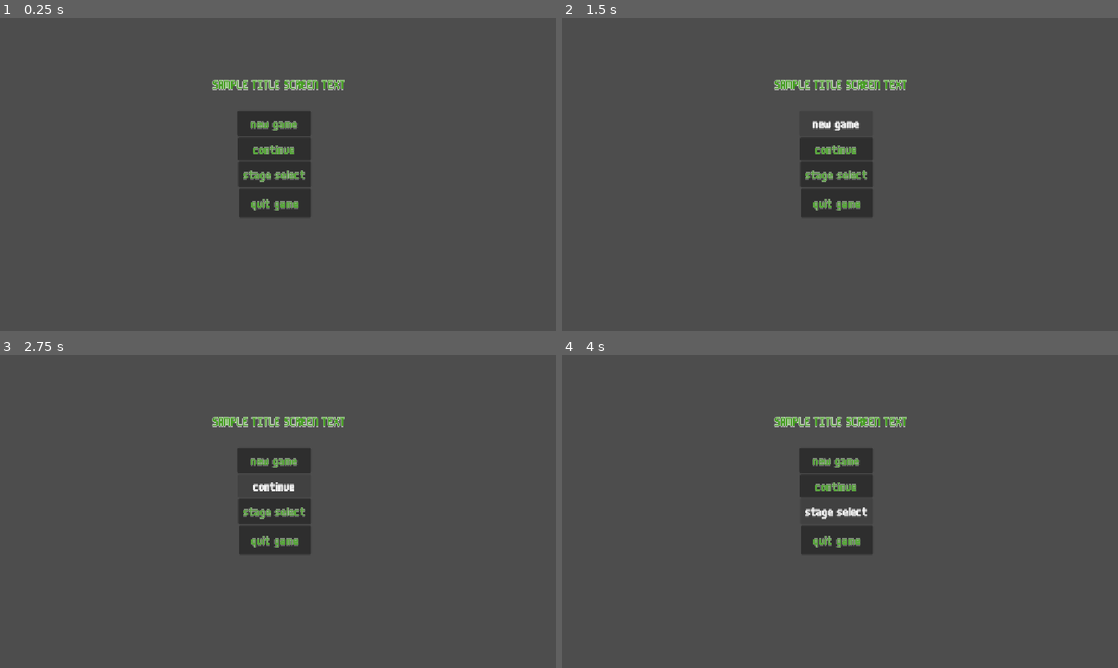
Above: before the commit, frames 1-4 (two rows, left to right).
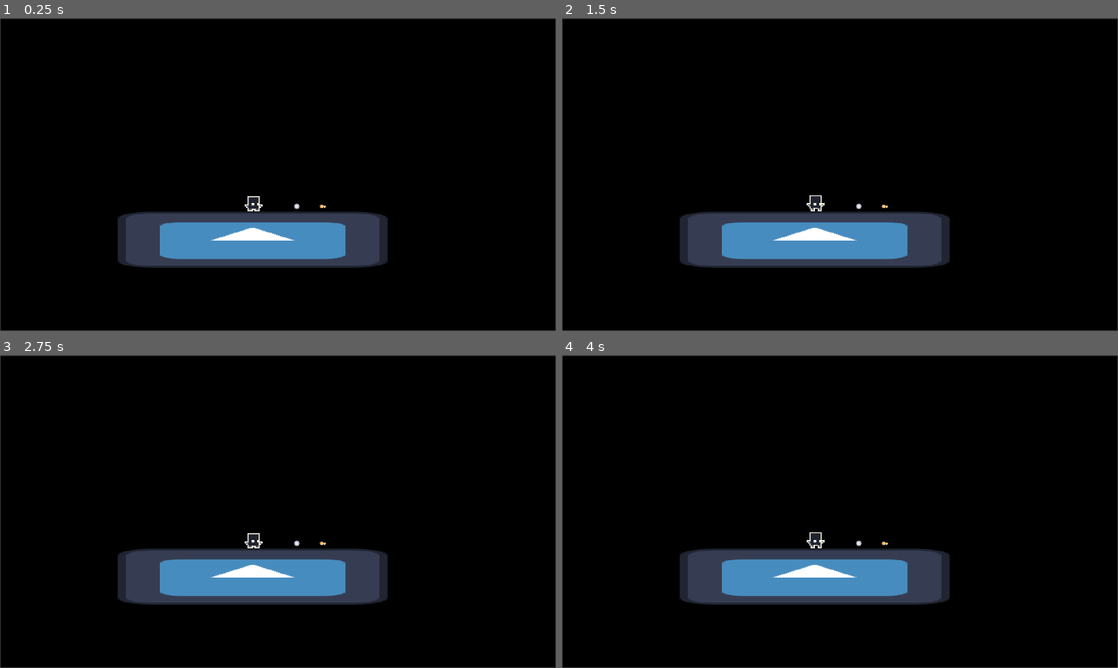
Above: after the commit, the same moments.

Repository: bn-mnd/sokoban-imj
Game: Godot game, scene res://scenes/level1.tscn
Two runs of this game, one before a commit and one after it. Both use one fixed random seed, a clock stepped at 60 frames per second and the inputs below. Before the commit the project starts from res://scenes/main_menu.tscn. The engine's default icon, where the game draws it, is replaced by a stand-in: a white triangle on a blue panel in a dark square.
Inputs (mouse positions are in pixels of both pictures, inside the frame that each line leads up to):
- Up to frame 1 (0.25 s): no input
- Up to frame 2 (1.5 s): click (834, 124) at 0.5 s, where only the run before the commit has a clickable "new game"; click (834, 124) at 1.25 s, where only the run before the commit has a clickable "new game"
- Up to frame 3 (2.75 s): click (272, 486) at 2 s, where only the run before the commit has a clickable "continue"
- Up to frame 4 (4 s): click (834, 486) at 2.75 s, where only the run before the commit has a clickable "continue"; click (834, 511) at 3.5 s, where only the run before the commit has a clickable "stage select"

The runs differ from the first frame. In frame 1, 96% of the frame differs, in the area x 0-100%, y 0-100%; in frame 2, 96%; in frame 3, 96%; in frame 4, 96%.

Commit message:
cleaned up assets

Diff:
--- a/project.godot
+++ b/project.godot
@@ -11,14 +11,13 @@
 [application]
 
 config/name="sokoban-imj"
-run/main_scene="uid://tx6oyjbiexaw"
+run/main_scene="uid://btu33a4c8vi68"
 config/features=PackedStringArray("4.7", "Forward Plus")
 config/icon="res://assets/img/icon.svg"
 
 [display]
 
-window/stretch/mode="canvas_items"
-window/stretch/aspect="expand"
+window/stretch/mode="viewport"
 
 [physics]
 
--- /dev/null
+++ b/scenes/level1.tscn
@@ -0,0 +1,307 @@
+[gd_scene format=3 uid="uid://btu33a4c8vi68"]
+
+[ext_resource type="Script" uid="uid://cv2upnkqgl4cv" path="res://scripts/player.gd" id="1_ru4tf"]
+[ext_resource type="Texture2D" uid="uid://bsdon7wn504ku" path="res://assets/sprites/industrial.v1.png" id="2_ru4tf"]
+[ext_resource type="Texture2D" uid="uid://cixto0l88cwax" path="res://assets/sprites/items/coin_silver.png" id="3_ejswk"]
+[ext_resource type="Texture2D" uid="uid://blpjgnuxj6vu3" path="res://assets/sprites/items/key.png" id="4_bbk5w"]
+[ext_resource type="Texture2D" uid="uid://i8nadxx4fiy" path="res://assets/img/icon.svg" id="5_conm7"]
+
+[sub_resource type="Gradient" id="Gradient_ru4tf"]
+offsets = PackedFloat32Array(0.9957627)
+colors = PackedColorArray(0, 0, 0, 1)
+
+[sub_resource type="GradientTexture1D" id="GradientTexture1D_n08hn"]
+gradient = SubResource("Gradient_ru4tf")
+
+[sub_resource type="RectangleShape2D" id="RectangleShape2D_ru4tf"]
+size = Vector2(25, 31)
+
+[sub_resource type="AtlasTexture" id="AtlasTexture_6sh32"]
+atlas = ExtResource("2_ru4tf")
+region = Rect2(0, 252, 16, 21)
+
+[sub_resource type="AtlasTexture" id="AtlasTexture_ejswk"]
+atlas = ExtResource("2_ru4tf")
+region = Rect2(16, 252, 16, 21)
+
+[sub_resource type="AtlasTexture" id="AtlasTexture_bbk5w"]
+atlas = ExtResource("2_ru4tf")
+region = Rect2(32, 252, 16, 21)
+
+[sub_resource type="AtlasTexture" id="AtlasTexture_ru4tf"]
+atlas = ExtResource("2_ru4tf")
+region = Rect2(48, 252, 16, 21)
+
+[sub_resource type="AtlasTexture" id="AtlasTexture_14jow"]
+atlas = ExtResource("2_ru4tf")
+region = Rect2(64, 252, 16, 21)
+
+[sub_resource type="AtlasTexture" id="AtlasTexture_mvsps"]
+atlas = ExtResource("2_ru4tf")
+region = Rect2(80, 252, 16, 21)
+
+[sub_resource type="AtlasTexture" id="AtlasTexture_jvkml"]
+atlas = ExtResource("2_ru4tf")
+region = Rect2(96, 252, 16, 21)
+
+[sub_resource type="AtlasTexture" id="AtlasTexture_3w4mx"]
+atlas = ExtResource("2_ru4tf")
+region = Rect2(112, 252, 16, 21)
+
+[sub_resource type="AtlasTexture" id="AtlasTexture_conm7"]
+atlas = ExtResource("2_ru4tf")
+region = Rect2(112, 252, 16, 21)
+
+[sub_resource type="AtlasTexture" id="AtlasTexture_d3jkd"]
+atlas = ExtResource("2_ru4tf")
+region = Rect2(0, 273, 16, 21)
+
+[sub_resource type="AtlasTexture" id="AtlasTexture_u3awl"]
+atlas = ExtResource("2_ru4tf")
+region = Rect2(16, 273, 16, 21)
+
+[sub_resource type="AtlasTexture" id="AtlasTexture_2ku1j"]
+atlas = ExtResource("2_ru4tf")
+region = Rect2(32, 273, 16, 21)
+
+[sub_resource type="AtlasTexture" id="AtlasTexture_f31uk"]
+atlas = ExtResource("2_ru4tf")
+region = Rect2(48, 273, 16, 21)
+
+[sub_resource type="AtlasTexture" id="AtlasTexture_gnai3"]
+atlas = ExtResource("2_ru4tf")
+region = Rect2(64, 273, 16, 21)
+
+[sub_resource type="AtlasTexture" id="AtlasTexture_i8kv5"]
+atlas = ExtResource("2_ru4tf")
+region = Rect2(80, 273, 16, 21)
+
+[sub_resource type="AtlasTexture" id="AtlasTexture_dxn3v"]
+atlas = ExtResource("2_ru4tf")
+region = Rect2(96, 273, 16, 21)
+
+[sub_resource type="SpriteFrames" id="SpriteFrames_03sve"]
+animations = [{
+"frames": [{
+"duration": 1.0,
+"texture": SubResource("AtlasTexture_6sh32")
+}, {
+"duration": 1.0,
+"texture": SubResource("AtlasTexture_ejswk")
+}, {
+"duration": 1.0,
+"texture": SubResource("AtlasTexture_bbk5w")
+}],
+"loop": 1,
+"name": &"idle",
+"speed": 6.0
+}, {
+"frames": [{
+"duration": 1.0,
+"texture": SubResource("AtlasTexture_ru4tf")
+}, {
+"duration": 1.0,
+"texture": SubResource("AtlasTexture_14jow")
+}, {
+"duration": 1.0,
+"texture": SubResource("AtlasTexture_mvsps")
+}, {
+"duration": 1.0,
+"texture": SubResource("AtlasTexture_jvkml")
+}, {
+"duration": 1.0,
+"texture": SubResource("AtlasTexture_3w4mx")
+}, {
+"duration": 1.0,
+"texture": SubResource("AtlasTexture_6sh32")
+}],
+"loop": 1,
+"name": &"push",
+"speed": 7.0
+}, {
+"frames": [{
+"duration": 1.0,
+"texture": SubResource("AtlasTexture_conm7")
+}, {
+"duration": 1.0,
+"texture": SubResource("AtlasTexture_d3jkd")
+}, {
+"duration": 1.0,
+"texture": SubResource("AtlasTexture_u3awl")
+}, {
+"duration": 1.0,
+"texture": SubResource("AtlasTexture_2ku1j")
+}, {
+"duration": 1.0,
+"texture": SubResource("AtlasTexture_f31uk")
+}, {
+"duration": 1.0,
+"texture": SubResource("AtlasTexture_gnai3")
+}, {
+"duration": 1.0,
+"texture": SubResource("AtlasTexture_i8kv5")
+}, {
+"duration": 1.0,
+"texture": SubResource("AtlasTexture_dxn3v")
+}],
+"loop": 1,
+"name": &"run",
+"speed": 10.0
+}]
+
+[sub_resource type="AtlasTexture" id="AtlasTexture_op7ga"]
+atlas = ExtResource("3_ejswk")
+region = Rect2(0, 0, 16, 16)
+
+[sub_resource type="AtlasTexture" id="AtlasTexture_q13i1"]
+atlas = ExtResource("3_ejswk")
+region = Rect2(16, 0, 16, 16)
+
+[sub_resource type="AtlasTexture" id="AtlasTexture_pylmc"]
+atlas = ExtResource("3_ejswk")
+region = Rect2(32, 0, 16, 16)
+
+[sub_resource type="AtlasTexture" id="AtlasTexture_pbfsw"]
+atlas = ExtResource("3_ejswk")
+region = Rect2(48, 0, 16, 16)
+
+[sub_resource type="AtlasTexture" id="AtlasTexture_5tmop"]
+atlas = ExtResource("3_ejswk")
+region = Rect2(64, 0, 16, 16)
+
+[sub_resource type="AtlasTexture" id="AtlasTexture_7ahtn"]
+atlas = ExtResource("3_ejswk")
+region = Rect2(80, 0, 16, 16)
+
+[sub_resource type="AtlasTexture" id="AtlasTexture_7lmhl"]
+atlas = ExtResource("3_ejswk")
+region = Rect2(96, 0, 16, 16)
+
+[sub_resource type="AtlasTexture" id="AtlasTexture_dx0e4"]
+atlas = ExtResource("3_ejswk")
+region = Rect2(112, 0, 16, 16)
+
+[sub_resource type="SpriteFrames" id="SpriteFrames_8vsut"]
+animations = [{
+"frames": [{
+"duration": 1.0,
+"texture": SubResource("AtlasTexture_op7ga")
+}, {
+"duration": 1.0,
+"texture": SubResource("AtlasTexture_q13i1")
+}, {
+"duration": 1.0,
+"texture": SubResource("AtlasTexture_pylmc")
+}, {
+"duration": 1.0,
+"texture": SubResource("AtlasTexture_pbfsw")
+}, {
+"duration": 1.0,
+"texture": SubResource("AtlasTexture_5tmop")
+}, {
+"duration": 1.0,
+"texture": SubResource("AtlasTexture_7ahtn")
+}, {
+"duration": 1.0,
+"texture": SubResource("AtlasTexture_7lmhl")
+}, {
+"duration": 1.0,
+"texture": SubResource("AtlasTexture_dx0e4")
+}],
+"loop": 1,
+"name": &"rotating-coin",
+"speed": 8.0
+}]
+
+[sub_resource type="AtlasTexture" id="AtlasTexture_jm5j8"]
+atlas = ExtResource("4_bbk5w")
+region = Rect2(0, 0, 16, 16)
+
+[sub_resource type="AtlasTexture" id="AtlasTexture_7hik5"]
+atlas = ExtResource("4_bbk5w")
+region = Rect2(16, 0, 16, 16)
+
+[sub_resource type="AtlasTexture" id="AtlasTexture_qtqh7"]
+atlas = ExtResource("4_bbk5w")
+region = Rect2(32, 0, 16, 16)
+
+[sub_resource type="AtlasTexture" id="AtlasTexture_2wuci"]
+atlas = ExtResource("4_bbk5w")
+region = Rect2(48, 0, 16, 16)
+
+[sub_resource type="AtlasTexture" id="AtlasTexture_iruf7"]
+atlas = ExtResource("4_bbk5w")
+region = Rect2(64, 0, 16, 16)
+
+[sub_resource type="SpriteFrames" id="SpriteFrames_8t6m7"]
+animations = [{
+"frames": [{
+"duration": 1.0,
+"texture": SubResource("AtlasTexture_jm5j8")
+}, {
+"duration": 1.0,
+"texture": SubResource("AtlasTexture_7hik5")
+}, {
+"duration": 1.0,
+"texture": SubResource("AtlasTexture_qtqh7")
+}, {
+"duration": 1.0,
+"texture": SubResource("AtlasTexture_2wuci")
+}, {
+"duration": 1.0,
+"texture": SubResource("AtlasTexture_iruf7")
+}],
+"loop": 1,
+"name": &"default",
+"speed": 6.0
+}]
+
+[sub_resource type="RectangleShape2D" id="RectangleShape2D_n08hn"]
+size = Vector2(129.03226, 130.2069)
+
+[node name="World" type="Node2D" unique_id=2122367450]
+
+[node name="bg-color" type="Sprite2D" parent="." unique_id=95290059]
+position = Vector2(576.25, 324.375)
+scale = Vector2(4.4902344, 645.25)
+texture = SubResource("GradientTexture1D_n08hn")
+
+[node name="Player" type="CharacterBody2D" parent="." unique_id=393291243]
+position = Vector2(543, 392)
+script = ExtResource("1_ru4tf")
+metadata/_edit_group_ = true
+
+[node name="player-collision" type="CollisionShape2D" parent="Player" unique_id=1263082872]
+position = Vector2(-16.5, -7.5)
+shape = SubResource("RectangleShape2D_ru4tf")
+
+[node name="player-anim" type="AnimatedSprite2D" parent="Player" unique_id=500173703]
+position = Vector2(-16, -17.00001)
+scale = Vector2(2.875, 2.3809514)
+sprite_frames = SubResource("SpriteFrames_03sve")
+animation = &"idle"
+autoplay = "idle"
+frame_progress = 0.2212341
+
+[node name="silver-coins" type="AnimatedSprite2D" parent="." unique_id=615940109]
+position = Vector2(616, 390)
+sprite_frames = SubResource("SpriteFrames_8vsut")
+animation = &"rotating-coin"
+frame_progress = 0.21837457
+
+[node name="key" type="AnimatedSprite2D" parent="." unique_id=460222766]
+position = Vector2(669, 390)
+sprite_frames = SubResource("SpriteFrames_8t6m7")
+frame_progress = 0.13143867
+
+[node name="Icon" type="Sprite2D" parent="." unique_id=1103055283]
+position = Vector2(523.50006, 459)
+scale = Vector2(4.367187, 0.90625)
+texture = ExtResource("5_conm7")
+metadata/_edit_group_ = true
+
+[node name="CharacterBody2D" type="CharacterBody2D" parent="Icon" unique_id=261268234]
+
+[node name="CollisionShape2D" type="CollisionShape2D" parent="Icon/CharacterBody2D" unique_id=121867448]
+position = Vector2(-0.516131, -3.0517578e-05)
+shape = SubResource("RectangleShape2D_n08hn")
--- a/scenes/player.tscn
+++ /dev/null
@@ -1,286 +0,0 @@
-[gd_scene format=3 uid="uid://btu33a4c8vi68"]
-
-[ext_resource type="Script" uid="uid://cv2upnkqgl4cv" path="res://scripts/player.gd" id="1_qlg0r"]
-[ext_resource type="Texture2D" uid="uid://dwusvikmaylgu" path="res://assets/sprites/playable/scifi-platformer-player.png" id="2_tuyoq"]
-[ext_resource type="Texture2D" uid="uid://cixto0l88cwax" path="res://assets/sprites/items/coin_silver.png" id="3_fjrip"]
-[ext_resource type="Texture2D" uid="uid://blpjgnuxj6vu3" path="res://assets/sprites/items/key.png" id="4_smehm"]
-[ext_resource type="Texture2D" uid="uid://i8nadxx4fiy" path="res://assets/img/icon.svg" id="5_qlg0r"]
-
-[sub_resource type="CircleShape2D" id="CircleShape2D_n08hn"]
-radius = 9.0
-
-[sub_resource type="AtlasTexture" id="AtlasTexture_onrkg"]
-atlas = ExtResource("2_tuyoq")
-region = Rect2(0, 0, 32, 32)
-
-[sub_resource type="AtlasTexture" id="AtlasTexture_i3pqv"]
-atlas = ExtResource("2_tuyoq")
-region = Rect2(32, 0, 32, 32)
-
-[sub_resource type="AtlasTexture" id="AtlasTexture_hqtel"]
-atlas = ExtResource("2_tuyoq")
-region = Rect2(64, 0, 32, 32)
-
-[sub_resource type="AtlasTexture" id="AtlasTexture_sweqy"]
-atlas = ExtResource("2_tuyoq")
-region = Rect2(96, 0, 32, 32)
-
-[sub_resource type="AtlasTexture" id="AtlasTexture_2hs0m"]
-atlas = ExtResource("2_tuyoq")
-region = Rect2(128, 0, 32, 32)
-
-[sub_resource type="AtlasTexture" id="AtlasTexture_1jxqw"]
-atlas = ExtResource("2_tuyoq")
-region = Rect2(32, 32, 32, 32)
-
-[sub_resource type="AtlasTexture" id="AtlasTexture_dw050"]
-atlas = ExtResource("2_tuyoq")
-region = Rect2(64, 32, 32, 32)
-
-[sub_resource type="AtlasTexture" id="AtlasTexture_b26j0"]
-atlas = ExtResource("2_tuyoq")
-region = Rect2(96, 32, 32, 32)
-
-[sub_resource type="AtlasTexture" id="AtlasTexture_n7ghd"]
-atlas = ExtResource("2_tuyoq")
-region = Rect2(128, 32, 32, 32)
-
-[sub_resource type="AtlasTexture" id="AtlasTexture_nvl01"]
-atlas = ExtResource("2_tuyoq")
-region = Rect2(160, 32, 32, 32)
-
-[sub_resource type="AtlasTexture" id="AtlasTexture_ivps1"]
-atlas = ExtResource("2_tuyoq")
-region = Rect2(0, 32, 32, 32)
-
-[sub_resource type="AtlasTexture" id="AtlasTexture_urp6f"]
-atlas = ExtResource("2_tuyoq")
-region = Rect2(128, 32, 32, 32)
-
-[sub_resource type="AtlasTexture" id="AtlasTexture_bwjto"]
-atlas = ExtResource("2_tuyoq")
-region = Rect2(160, 32, 32, 32)
-
-[sub_resource type="AtlasTexture" id="AtlasTexture_606se"]
-atlas = ExtResource("2_tuyoq")
-region = Rect2(32, 32, 32, 32)
-
-[sub_resource type="AtlasTexture" id="AtlasTexture_u1c27"]
-atlas = ExtResource("2_tuyoq")
-region = Rect2(128, 32, 32, 32)
-
-[sub_resource type="SpriteFrames" id="SpriteFrames_n08hn"]
-animations = [{
-"frames": [{
-"duration": 1.0,
-"texture": SubResource("AtlasTexture_onrkg")
-}, {
-"duration": 1.0,
-"texture": SubResource("AtlasTexture_i3pqv")
-}, {
-"duration": 1.0,
-"texture": SubResource("AtlasTexture_hqtel")
-}, {
-"duration": 1.0,
-"texture": SubResource("AtlasTexture_sweqy")
-}, {
-"duration": 1.0,
-"texture": SubResource("AtlasTexture_2hs0m")
-}],
-"loop": 1,
-"name": &"idle",
-"speed": 7.0
-}, {
-"frames": [{
-"duration": 1.0,
-"texture": SubResource("AtlasTexture_1jxqw")
-}, {
-"duration": 1.0,
-"texture": SubResource("AtlasTexture_dw050")
-}, {
-"duration": 1.0,
-"texture": SubResource("AtlasTexture_b26j0")
-}, {
-"duration": 1.0,
-"texture": SubResource("AtlasTexture_n7ghd")
-}, {
-"duration": 1.0,
-"texture": SubResource("AtlasTexture_nvl01")
-}],
-"loop": 1,
-"name": &"jumping",
-"speed": 7.0
-}, {
-"frames": [{
-"duration": 1.0,
-"texture": SubResource("AtlasTexture_ivps1")
-}, {
-"duration": 1.0,
-"texture": SubResource("AtlasTexture_urp6f")
-}, {
-"duration": 1.0,
-"texture": SubResource("AtlasTexture_bwjto")
-}, {
-"duration": 1.0,
-"texture": SubResource("AtlasTexture_606se")
-}, {
-"duration": 1.0,
-"texture": SubResource("AtlasTexture_u1c27")
-}],
-"loop": 1,
-"name": &"walking",
-"speed": 7.0
-}]
-
-[sub_resource type="AtlasTexture" id="AtlasTexture_op7ga"]
-atlas = ExtResource("3_fjrip")
-region = Rect2(0, 0, 16, 16)
-
-[sub_resource type="AtlasTexture" id="AtlasTexture_q13i1"]
-atlas = ExtResource("3_fjrip")
-region = Rect2(16, 0, 16, 16)
-
-[sub_resource type="AtlasTexture" id="AtlasTexture_pylmc"]
-atlas = ExtResource("3_fjrip")
-region = Rect2(32, 0, 16, 16)
-
-[sub_resource type="AtlasTexture" id="AtlasTexture_pbfsw"]
-atlas = ExtResource("3_fjrip")
-region = Rect2(48, 0, 16, 16)
-
-[sub_resource type="AtlasTexture" id="AtlasTexture_5tmop"]
-atlas = ExtResource("3_fjrip")
-region = Rect2(64, 0, 16, 16)
-
-[sub_resource type="AtlasTexture" id="AtlasTexture_7ahtn"]
-atlas = ExtResource("3_fjrip")
-region = Rect2(80, 0, 16, 16)
-
-[sub_resource type="AtlasTexture" id="AtlasTexture_7lmhl"]
-atlas = ExtResource("3_fjrip")
-region = Rect2(96, 0, 16, 16)
-
-[sub_resource type="AtlasTexture" id="AtlasTexture_dx0e4"]
-atlas = ExtResource("3_fjrip")
-region = Rect2(112, 0, 16, 16)
-
-[sub_resource type="SpriteFrames" id="SpriteFrames_8vsut"]
-animations = [{
-"frames": [{
-"duration": 1.0,
-"texture": SubResource("AtlasTexture_op7ga")
-}, {
-"duration": 1.0,
-"texture": SubResource("AtlasTexture_q13i1")
-}, {
-"duration": 1.0,
-"texture": SubResource("AtlasTexture_pylmc")
-}, {
-"duration": 1.0,
-"texture": SubResource("AtlasTexture_pbfsw")
-}, {
-"duration": 1.0,
-"texture": SubResource("AtlasTexture_5tmop")
-}, {
-"duration": 1.0,
-"texture": SubResource("AtlasTexture_7ahtn")
-}, {
-"duration": 1.0,
-"texture": SubResource("AtlasTexture_7lmhl")
-}, {
-"duration": 1.0,
-"texture": SubResource("AtlasTexture_dx0e4")
-}],
-"loop": 1,
-"name": &"rotating-coin",
-"speed": 5.0
-}]
-
-[sub_resource type="AtlasTexture" id="AtlasTexture_jm5j8"]
-atlas = ExtResource("4_smehm")
-region = Rect2(0, 0, 16, 16)
-
-[sub_resource type="AtlasTexture" id="AtlasTexture_7hik5"]
-atlas = ExtResource("4_smehm")
-region = Rect2(16, 0, 16, 16)
-
-[sub_resource type="AtlasTexture" id="AtlasTexture_qtqh7"]
-atlas = ExtResource("4_smehm")
-region = Rect2(32, 0, 16, 16)
-
-[sub_resource type="AtlasTexture" id="AtlasTexture_2wuci"]
-atlas = ExtResource("4_smehm")
-region = Rect2(48, 0, 16, 16)
-
-[sub_resource type="AtlasTexture" id="AtlasTexture_iruf7"]
-atlas = ExtResource("4_smehm")
-region = Rect2(64, 0, 16, 16)
-
-[sub_resource type="SpriteFrames" id="SpriteFrames_8t6m7"]
-animations = [{
-"frames": [{
-"duration": 1.0,
-"texture": SubResource("AtlasTexture_jm5j8")
-}, {
-"duration": 1.0,
-"texture": SubResource("AtlasTexture_7hik5")
-}, {
-"duration": 1.0,
-"texture": SubResource("AtlasTexture_qtqh7")
-}, {
-"duration": 1.0,
-"texture": SubResource("AtlasTexture_2wuci")
-}, {
-"duration": 1.0,
-"texture": SubResource("AtlasTexture_iruf7")
-}],
-"loop": 1,
-"name": &"default",
-"speed": 6.0
-}]
-
-[sub_resource type="RectangleShape2D" id="RectangleShape2D_n08hn"]
-size = Vector2(129.03226, 130.2069)
-
-[node name="World" type="Node2D" unique_id=2122367450]
-
-[node name="Player" type="CharacterBody2D" parent="." unique_id=393291243]
-position = Vector2(502, 309)
-script = ExtResource("1_qlg0r")
-metadata/_edit_group_ = true
-
-[node name="CollisionShape2D" type="CollisionShape2D" parent="Player" unique_id=1263082872]
-position = Vector2(-1, -1)
-shape = SubResource("CircleShape2D_n08hn")
-metadata/_edit_group_ = true
-
-[node name="robot-player" type="AnimatedSprite2D" parent="Player" unique_id=1353281530]
-sprite_frames = SubResource("SpriteFrames_n08hn")
-animation = &"idle"
-autoplay = "idle"
-frame_progress = 0.47081068
-metadata/_edit_group_ = true
-
-[node name="silver-coins" type="AnimatedSprite2D" parent="." unique_id=615940109]
-visible = false
-sprite_frames = SubResource("SpriteFrames_8vsut")
-animation = &"rotating-coin"
-frame_progress = 0.5511551
-
-[node name="key" type="AnimatedSprite2D" parent="." unique_id=460222766]
-visible = false
-sprite_frames = SubResource("SpriteFrames_8t6m7")
-frame = 2
-frame_progress = 0.2356576
-
-[node name="Icon" type="Sprite2D" parent="." unique_id=1103055283]
-position = Vector2(523.50006, 459)
-scale = Vector2(4.367187, 0.90625)
-texture = ExtResource("5_qlg0r")
-metadata/_edit_group_ = true
-
-[node name="CharacterBody2D" type="CharacterBody2D" parent="Icon" unique_id=261268234]
-
-[node name="CollisionShape2D" type="CollisionShape2D" parent="Icon/CharacterBody2D" unique_id=121867448]
-position = Vector2(-0.516131, -3.0517578e-05)
-shape = SubResource("RectangleShape2D_n08hn")
Binary file added: assets/sprites/adve-tiles.png
Not shown, added: assets/sprites/adve-tiles.png.import
Renamed: assets/sprites/playable/scifi-platformer-player.png -> assets/sprites/bot-player.png
Not shown, added: assets/sprites/bot-player.png.import
Binary file added: assets/sprites/industrial.v1.png
Not shown, changed: assets/sprites/industrial.v1.png.import
Binary file added: assets/sprites/industrial.v2.png
Not shown, added: assets/sprites/industrial.v2.png.import
Binary file added: assets/sprites/scifi-platformer-tileset.png
Not shown, added: assets/sprites/scifi-platformer-tileset.png.import
Binary file added: assets/sprites/tazmoe-spritesheet.png
Not shown, added: assets/sprites/tazmoe-spritesheet.png.import
(and 18 more such lines)
